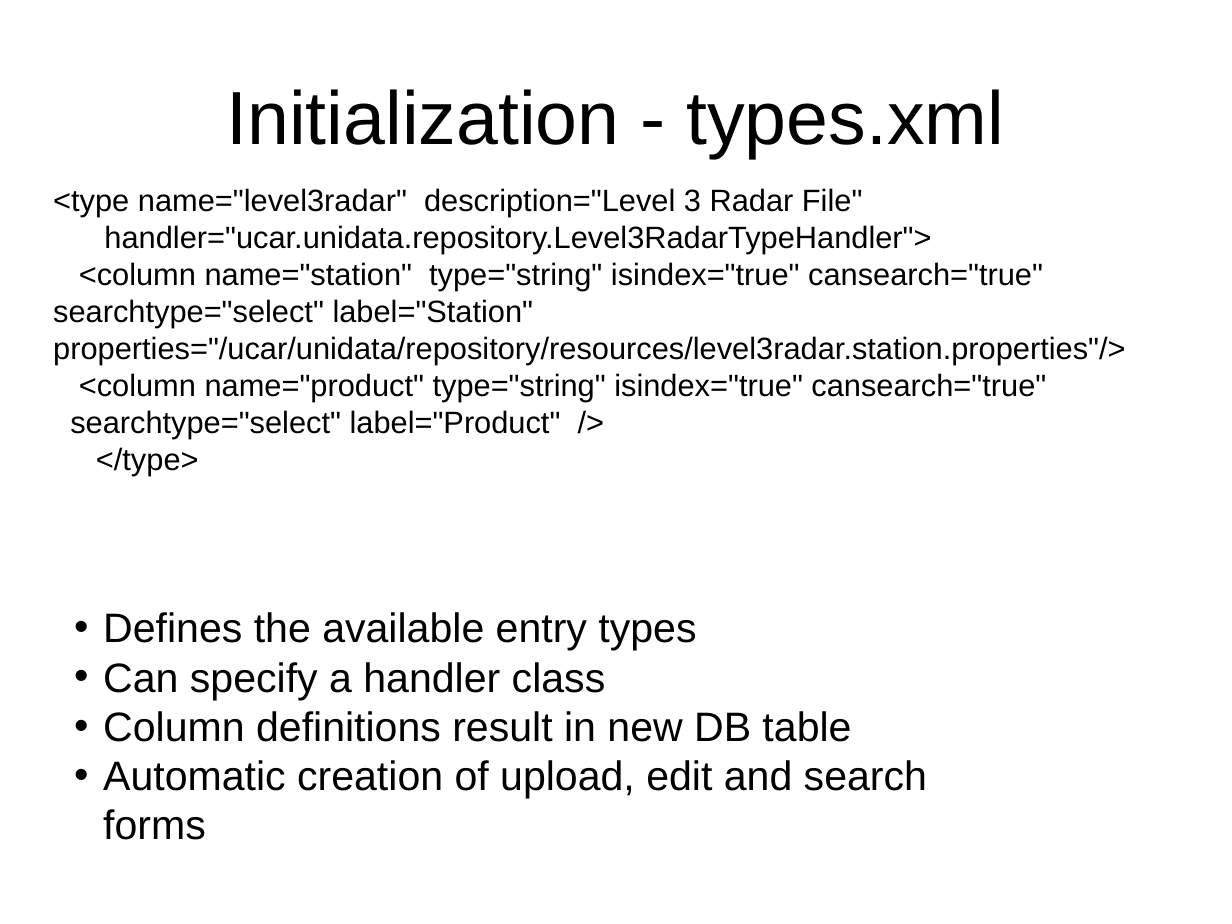
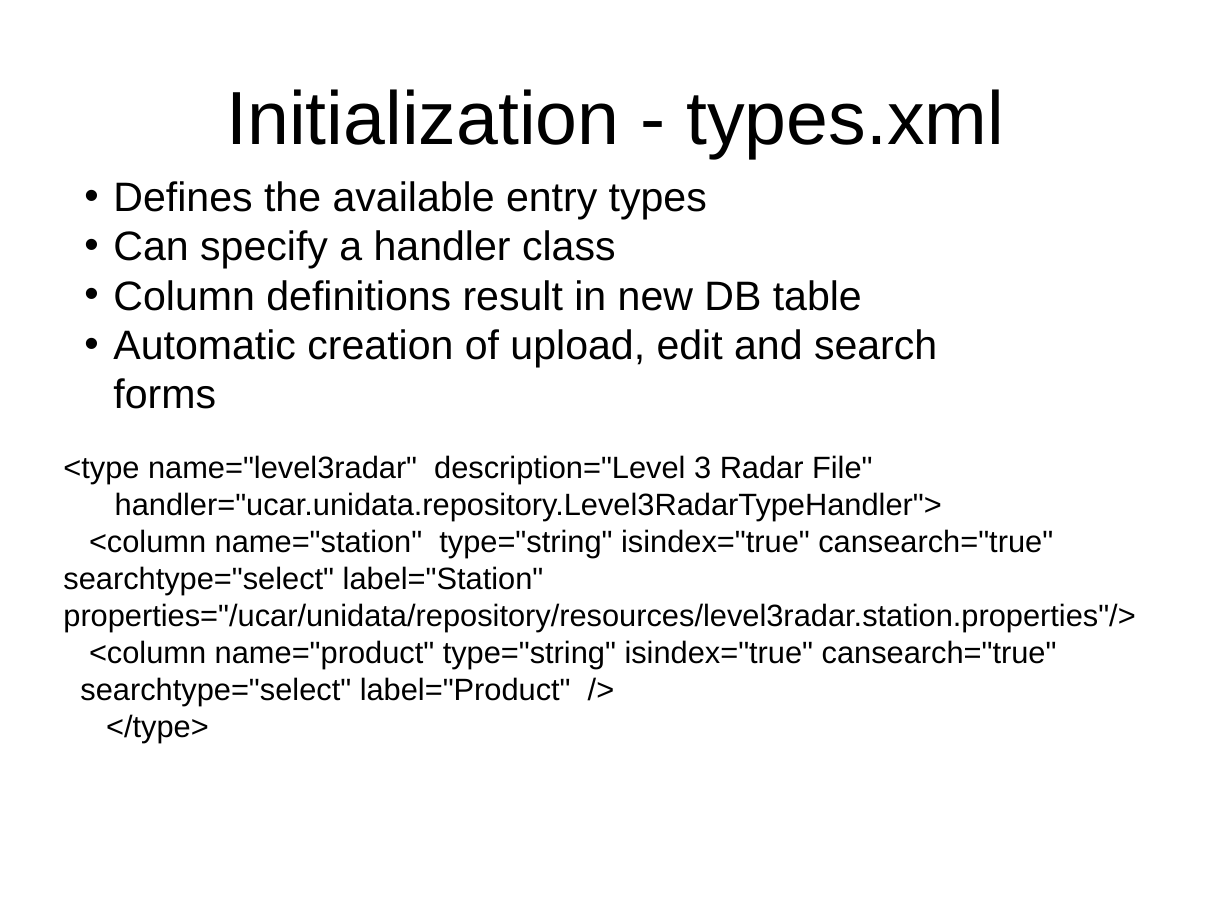
Before and after one commit to Unidata/IDV, a slide deck: slide 7 of ucar/unidata/repository/docs/presentations/architecture.ppt. Drawn at 1232x924 pixels with LibreOffice and Linux fonts; fonts in the diff are those of the drawing. Boxes give left, top, right and bottom in pixels: in the first picture for what was removed or moved away, otherwise in the second. Text is boxed around its words. In the diff, an @@ line names an element or a change of style, - is before the commit and + after.

```diff
--- a/ucar/unidata/repository/docs/presentations/architecture.ppt
+++ b/ucar/unidata/repository/docs/presentations/architecture.ppt
@@ text "Defines the available entry types": place and size @@
-text "Defines the available entry types" at (103,612,927,799)
+text "Defines the available entry types" at (113,181,937,367)
@@ text "<type name="level3radar" description="Level 3 Radar ...": place and size @@
-text "<type name="level3radar" description="Level 3 Radar ..." at (53,188,1125,475)
+text "<type name="level3radar" description="Level 3 Radar ..." at (63,455,1135,742)
```
Also in this commit, not shown: 1 other slide changed, 2 slides added, 9 other files.
